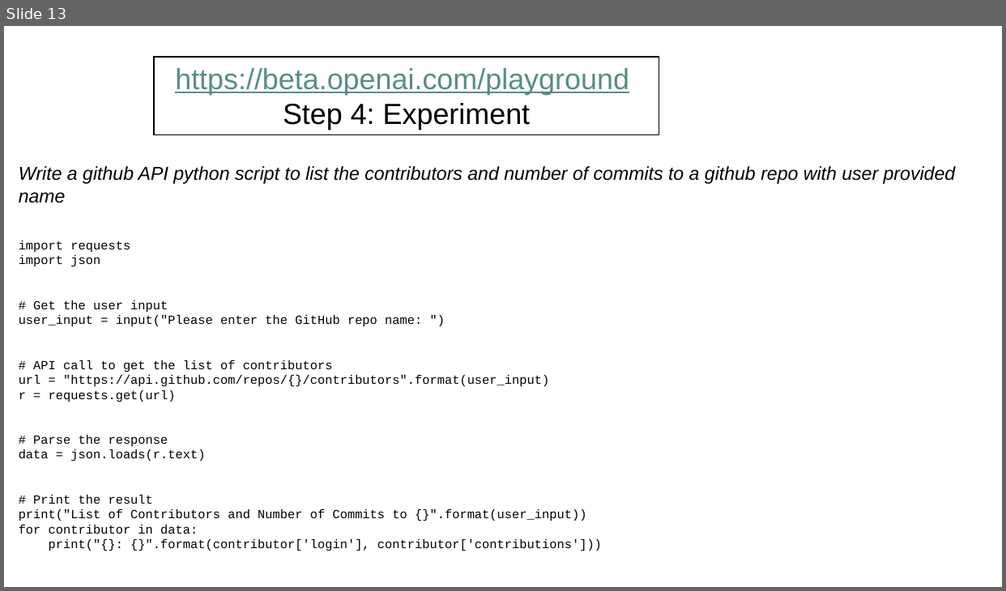
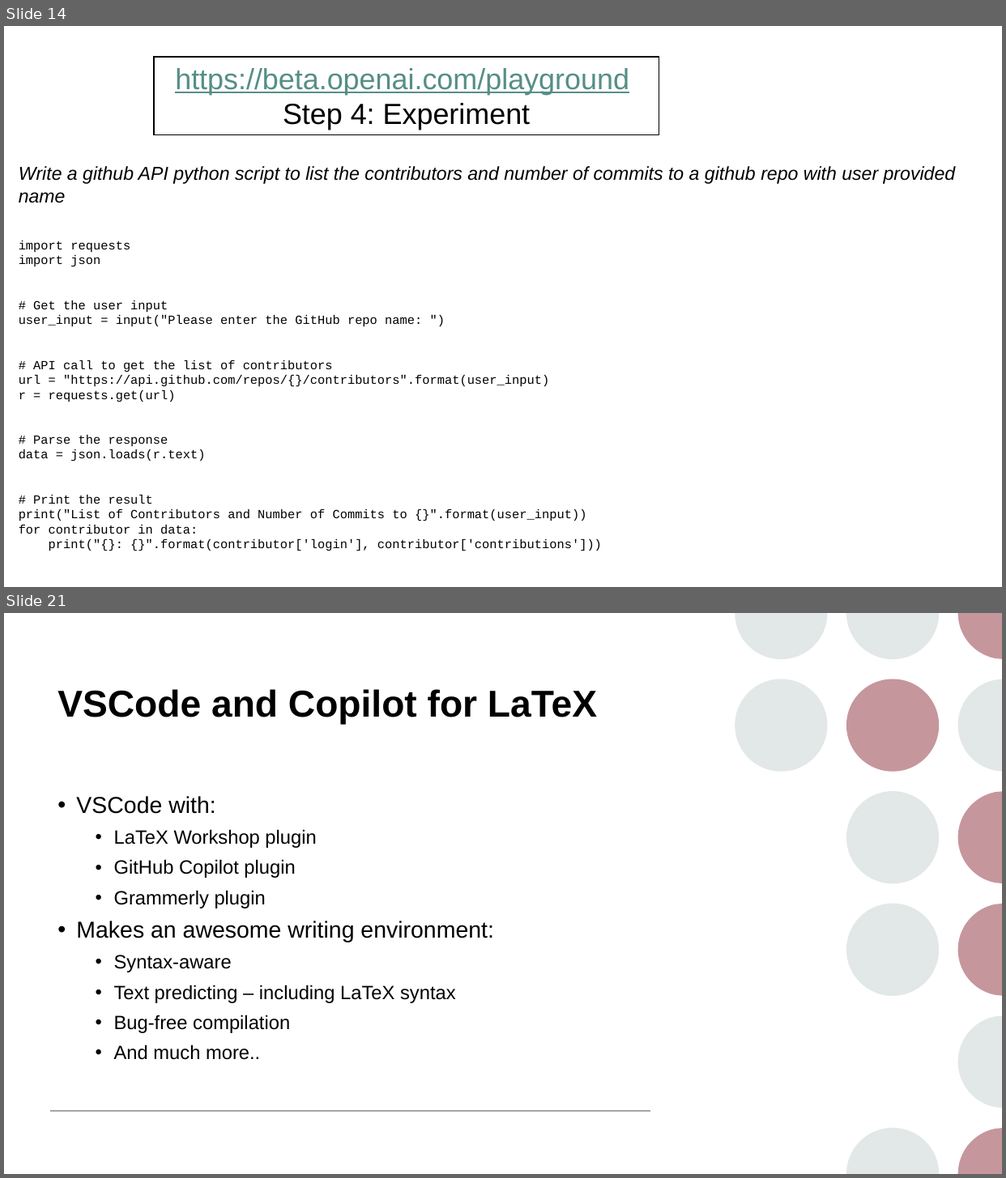
Before and after one commit to maherou/Teaching, a slide deck: files/CS373/GenerativeAITools/GenerativeAITools.pptx. Shown one above the other, each under a label of ours: slide 13 before the commit, slides 14 and 21 after it; the slides between them are not shown. The pictures are 1006x591 and 1006x1178 pixels, drawn with LibreOffice and Linux fonts; fonts in the diff are those of the drawing. Boxes give left, top, right and bottom in pixels: in the first picture for what was removed or moved away, otherwise in the second. Text is boxed around its words. In the diff, an @@ line names an element or a change of style, - is before the commit and + after.

```diff
--- a/files/CS373/GenerativeAITools/GenerativeAITools.pptx
+++ b/files/CS373/GenerativeAITools/GenerativeAITools.pptx
@@ slide 21 added at (4, 613, 1002, 1174), background #FFFFFF @@
@@ group added at (735, 613, 1002, 1174): 9 freeform shapes, 4 ellipses @@
@@ title added at (57, 689, 597, 725), 36 pt, text #000000, bold @@
+VSCode and Copilot for LaTeX
@@ text added at (76, 796, 493, 1060), 18.5 pt, text #000000 @@
+• VSCode with:
+  • LaTeX Workshop plugin
+  • GitHub Copilot plugin
+  • Grammerly plugin
+• Makes an awesome writing environment:
+  • Syntax-aware
+  • Text predicting – including LaTeX syntax
+  • Bug-free compilation
+  • And much more..
@@ line added from (50, 1112) to (651, 1112), #A6A6A6 1 pt @@
@@ what was slide 13 is now slide 14 @@
```
Also in this commit, not shown: 4 slides changed, 8 other slides added, 6 other files.
